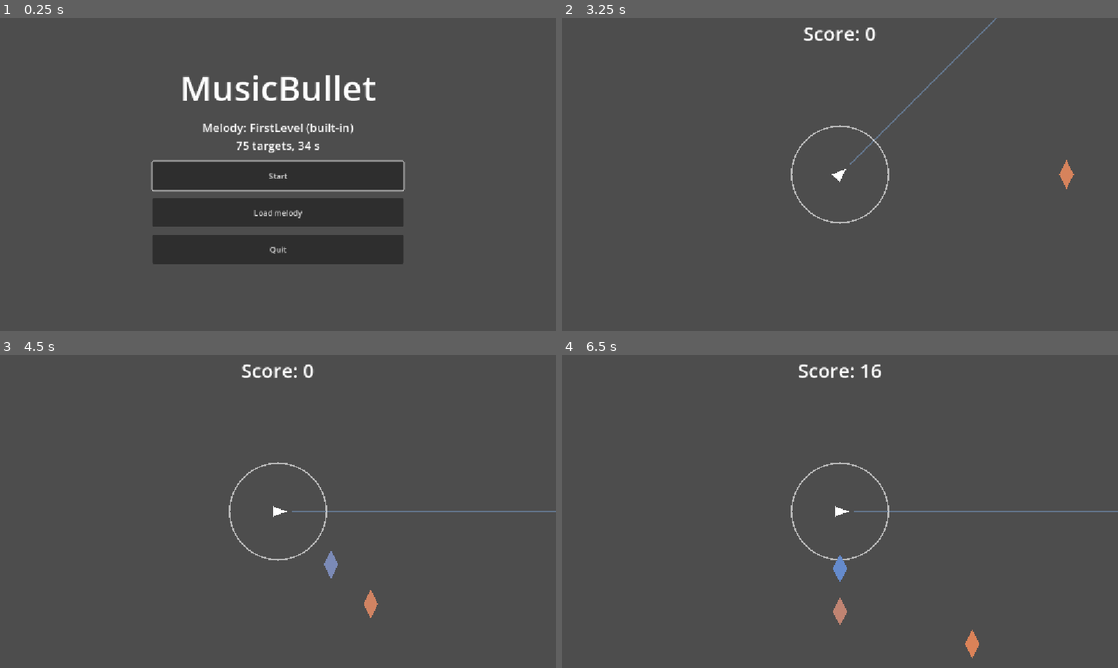
Above: before the commit, frames 1-4 (two rows, left to right).
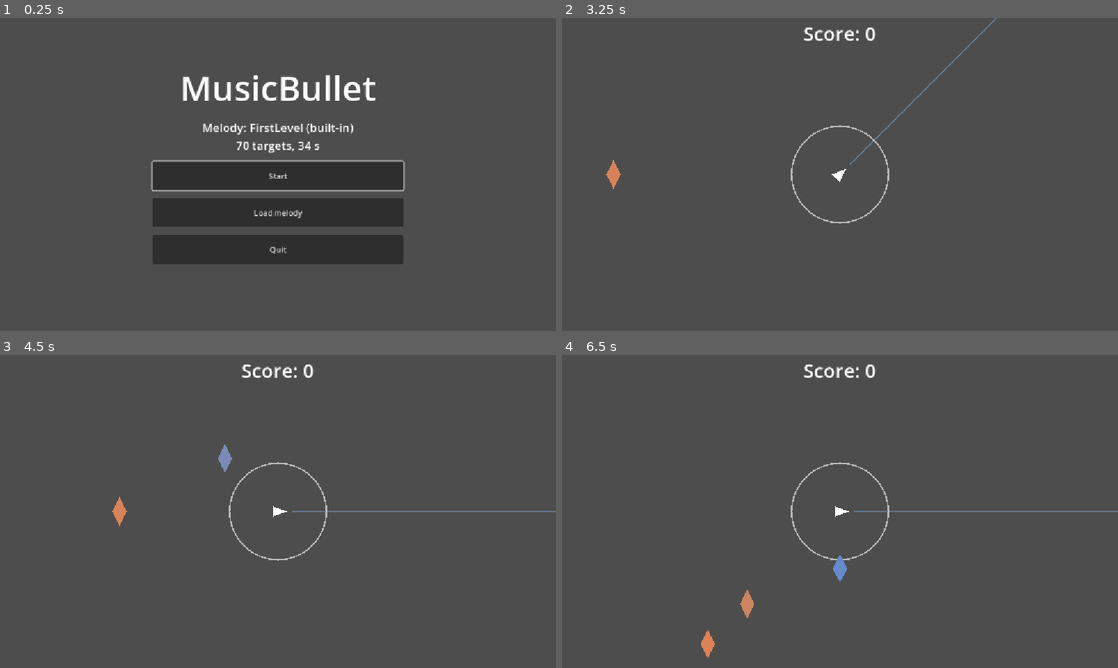
Above: after the commit, the same moments.

Repository: dreik123/MusicBullet
Game: Godot game, scene res://main.tscn
The game is run twice, just before and just after one commit, with the same random seed, the same clock (stepped at 60 frames per second) and the same inputs.
Inputs (mouse positions are in pixels of both pictures, inside the frame that each line leads up to):
- Up to frame 1 (0.25 s): no input
- Up to frame 2 (3.25 s): click "Start" at 0.5 s; tap Enter at 1.25, 2.75 s; move the mouse to (962, 158) at 1.27 s; press the mouse at (962, 158) at 1.28 s; tap Space at 2 s; move the mouse to (728, 190) at 2.02 s; release the mouse at (728, 190) at 2.03 s; click (728, 190) at 2.1 s; move the mouse to (895, 105) at 2.77 s; press the mouse at (895, 105) at 2.78 s
- Up to frame 3 (4.5 s): move the mouse to (250, 574) at 3.52 s; release the mouse at (250, 574) at 3.53 s; click (250, 574) at 3.6 s; move the mouse to (444, 558) at 4.27 s; press the mouse at (444, 558) at 4.28 s
- Up to frame 4 (6.5 s): move the mouse to (673, 464) at 5.02 s; release the mouse at (673, 464) at 5.03 s; click (673, 464) at 5.1 s; move the mouse to (867, 511) at 5.77 s; press the mouse at (867, 511) at 5.78 s

The runs differ from the first frame. In frame 1, less than 0.1% of the frame differs, in the area x 43-45%, y 39-43%; in frame 2, 0.2%; in frame 3, 0.5%; in frame 4, 0.9%, in the area x 25-75%, y 2-97%.

Commit message:
fixed too dense areas

Diff:
--- a/main.gd
+++ b/main.gd
@@ -8,23 +8,27 @@
 const NOTE_SPAWN_MARGIN = 100.0
 
 const LANE_COUNT = 8
-
-# Lane limiting: notes that arrive within LANE_WINDOW seconds of each other may use at most
-# MAX_LANES_IN_WINDOW different lanes. Only the direction of a note is changed, never its
-# time or its pitch.
-const LANE_WINDOW = 1.0
-const MAX_LANES_IN_WINDOW = 2
 
 # Fast notes are merged into one target (a "segment"). Consecutive chart entries that are
 # closer than MERGE_GAP seconds become one segment, but a segment never spans more than
 # MAX_SEGMENT_LENGTH seconds. Hitting a segment plays all of its notes with their original rhythm.
-const MERGE_GAP = 0.15
+const MERGE_GAP = 0.2
 const MAX_SEGMENT_LENGTH = 1.5
 
-# At most MAX_OBJECTS_PER_LANE targets may be on one lane within LANE_OBJECT_WINDOW seconds
-# (about the time a target is visible). Extra targets are merged into the previous target on that lane.
-const MAX_OBJECTS_PER_LANE = 4
-const LANE_OBJECT_WINDOW = 1.0
+# At most MAX_VISIBLE_TARGETS targets are on the screen at the same time.
+const MAX_VISIBLE_TARGETS = 4
+
+# The direction (lane) of a target does NOT depend on its pitch. Lanes are spread out so that:
+# - one lane has at most MAX_TARGETS_PER_LANE targets within LANE_SPREAD_WINDOW seconds;
+# - at most MAX_LANES_IN_WINDOW different lanes are used within LANE_WINDOW seconds
+#   (set MAX_LANES_IN_WINDOW to LANE_COUNT to switch this rule off).
+const LANE_SPREAD_WINDOW = 5.0
+const MAX_TARGETS_PER_LANE = 3
+const LANE_WINDOW = 1.0
+const MAX_LANES_IN_WINDOW = 2
+
+# When a target cannot be shown without breaking one of these rules, it is merged into the
+# previous target. The music itself (the time and pitch of every note) never changes.
 
 # UI texts (change here to rename or translate)
 const TXT_TITLE = "MusicBullet"
@@ -84,8 +88,7 @@
 var _message_label: Label
 var _built_in_button: Button
 var _file_dialog: FileDialog
-var _min_pitch = 0
-var _max_pitch = 127
+var _visible_time = 1.0  # the longest time a target stays on the screen, in seconds
 var _lane_speed = []
 
 var notes = [
@@ -197,17 +200,10 @@
 
 # Computes everything that depends only on the chart (and the screen size).
 func prepare_chart():
+	_compute_lane_geometry()
 	_merge_fast_notes()
-
-	_min_pitch = 127
-	_max_pitch = 0
-	for note in notes:
-		for pitch in note["pitches"]:
-			_min_pitch = min(_min_pitch, pitch)
-			_max_pitch = max(_max_pitch, pitch)
-
+	_limit_visible_targets()
 	_assign_lanes()
-	_limit_lane_load()
 
 	for i in range(notes.size()):
 		if i == 0:
@@ -216,13 +212,18 @@
 			var gap = notes[i]["time"] - notes[i-1]["time"]
 			notes[i]["travel_time"] = clamp(remap(gap, 0.25, 1.25, 1.2, 3.0), 1.2, 3.0)
 
+# Speed of every lane and the longest time a target is visible (depends on the screen size).
+func _compute_lane_geometry():
 	_lane_speed.clear()
-	var player_pos_for_lanes = $Player.global_position
+	_visible_time = 0.0
+	var player_position = $Player.global_position
 	for lane in range(LANE_COUNT):
 		var lane_angle = -180.0 + lane * (360.0 / LANE_COUNT)
 		var lane_direction = Vector2.from_angle(deg_to_rad(lane_angle))
-		var visible_length = _ray_viewport_exit_distance(player_pos_for_lanes, lane_direction)
-		_lane_speed.append((visible_length + NOTE_SPAWN_MARGIN) / 1.2)
+		var visible_length = _ray_viewport_exit_distance(player_position, lane_direction)
+		var lane_speed = (visible_length + NOTE_SPAWN_MARGIN) / 1.2
+		_lane_speed.append(lane_speed)
+		_visible_time = max(_visible_time, visible_length / lane_speed)
 
 func show_menu():
 	playing = false
@@ -456,11 +457,6 @@
 
 func _on_quit_pressed():
 	get_tree().quit()
-
-func _get_lane_index_for_pitch(pitch):
-	var range_size = max(_max_pitch - _min_pitch, 1)
-	var t = float(pitch - _min_pitch) / float(range_size)
-	return clamp(int(floor(t * LANE_COUNT)), 0, LANE_COUNT - 1)
 
 # --- Segments: fast notes merged into one target ---
 # A chart entry may carry "steps": the notes that play when the target is hit, each with its
@@ -518,77 +514,79 @@
 		_finish_segment(segment)
 	notes = merged
 
-# Keeps at most MAX_OBJECTS_PER_LANE targets on one lane inside LANE_OBJECT_WINDOW seconds.
-# A target that would exceed the limit is merged into the previous target of the same lane.
-func _limit_lane_load():
-	var kept_by_lane = {}
-	var result = []
+# Keeps at most MAX_VISIBLE_TARGETS targets on the screen at the same time. A target is on the
+# screen for at most _visible_time seconds before it is hit, so no more than MAX_VISIBLE_TARGETS
+# targets may start inside one such window. A target that would break this joins the previous one.
+func _limit_visible_targets():
+	var kept = []
 	for note in notes:
-		var lane = note["lane"]
-		if not kept_by_lane.has(lane):
-			kept_by_lane[lane] = []
-		var kept = kept_by_lane[lane]
-
 		var in_window = 0
 		for i in range(kept.size() - 1, -1, -1):
-			if note["time"] - kept[i]["time"] > LANE_OBJECT_WINDOW:
+			if note["time"] - kept[i]["time"] >= _visible_time:
 				break
 			in_window += 1
 
-		if in_window >= MAX_OBJECTS_PER_LANE:
+		if in_window >= MAX_VISIBLE_TARGETS:
 			_append_to_segment(kept[kept.size() - 1], note)
 		else:
 			kept.append(note)
-			result.append(note)
-
-	for note in result:
+
+	for note in kept:
 		_finish_segment(note)
-	notes = result
-
-# Gives every chart entry a lane. The natural lane comes from the highest pitch of the entry.
-# If that would put more than MAX_LANES_IN_WINDOW different lanes inside LANE_WINDOW seconds,
-# the entry is moved to the nearest lane that is already in use.
+	notes = kept
+
+# Gives every target a lane (direction), independent of its pitch. Among the lanes that keep all
+# the rules, the one used least in the last LANE_SPREAD_WINDOW seconds is chosen; ties go to the
+# lane closest to the previous target, so the player has to turn as little as possible.
 func _assign_lanes():
-	var recent = []
+	var placed = []
+	var previous_lane = 0
 	for note in notes:
-		var natural = _get_lane_index_for_pitch(_highest_pitch(note["pitches"]))
-
-		while not recent.is_empty() and note["time"] - recent[0]["time"] > LANE_WINDOW:
-			recent.pop_front()
-
-		# Lanes used inside the window, the most recently used lane first.
-		var lanes_used = []
-		for i in range(recent.size() - 1, -1, -1):
-			if not lanes_used.has(recent[i]["lane"]):
-				lanes_used.append(recent[i]["lane"])
-
-		var lane = natural
-		if not lanes_used.has(natural) and lanes_used.size() >= MAX_LANES_IN_WINDOW:
-			lane = _closest_lane(natural, lanes_used)
-
-		note["lane"] = lane
-		recent.append(note)
-
-func _closest_lane(natural, lanes_used):
-	var best = lanes_used[0]
-	var best_distance = _circular_lane_distance(natural, best)
-	for lane in lanes_used:
-		var distance = _circular_lane_distance(natural, lane)
-		if distance < best_distance:
-			best = lane
-			best_distance = distance
-	return best
+		var counts = []
+		for lane in range(LANE_COUNT):
+			counts.append(0)
+		var short_lanes = []
+		for i in range(placed.size() - 1, -1, -1):
+			var age = note["time"] - placed[i]["time"]
+			if age >= LANE_SPREAD_WINDOW:
+				break
+			counts[placed[i]["lane"]] += 1
+			if age <= LANE_WINDOW and not short_lanes.has(placed[i]["lane"]):
+				short_lanes.append(placed[i]["lane"])
+
+		var best = -1
+		var best_count = 0
+		var best_distance = 0
+		for lane in range(LANE_COUNT):
+			if counts[lane] >= MAX_TARGETS_PER_LANE:
+				continue
+			if not short_lanes.has(lane) and short_lanes.size() >= MAX_LANES_IN_WINDOW:
+				continue
+			var distance = _circular_lane_distance(lane, previous_lane)
+			if best < 0 or counts[lane] < best_count or (counts[lane] == best_count and distance < best_distance):
+				best = lane
+				best_count = counts[lane]
+				best_distance = distance
+
+		if best < 0:
+			if placed.is_empty():
+				best = 0
+			else:
+				# No lane can take this target without breaking a rule: it joins the previous target.
+				_append_to_segment(placed[placed.size() - 1], note)
+				continue
+
+		note["lane"] = best
+		previous_lane = best
+		placed.append(note)
+
+	for note in placed:
+		_finish_segment(note)
+	notes = placed
 
 func _circular_lane_distance(a, b):
 	var distance = abs(a - b)
 	return min(distance, LANE_COUNT - distance)
-
-func _highest_pitch(pitches):
-	var highest = pitches[0]
-	for p in pitches:
-		if p > highest:
-			highest = p
-	return highest
 
 func create_miss_boundary():
 	var miss_boundary = load("res://miss_boundary.gd").new()
--- a/player.gd
+++ b/player.gd
@@ -1,12 +1,6 @@
 extends CharacterBody2D
 
 const RAYCAST_MARGIN = 100.0
-
-# Holding the shoot button fires automatically at the first note on the aimed lane, but only at
-# that note's ideal moment, and it gives at most HOLD_MAX_ACCURACY of the points.
-# A well-timed single click can still score the full 100%.
-const HOLD_MAX_ACCURACY = 0.5
-const HOLD_TOLERANCE = 0.08  # seconds after the ideal moment in which a held shot may hit
 
 @onready var muzzle = $Muzzle
 @onready var aim_line = $AimLine
@@ -22,9 +16,6 @@
 	var snapped_angle_rad = get_tree().current_scene._snap_angle_to_lane_rad(mouse_angle_rad)
 	set_global_rotation(snapped_angle_rad)
 	update_aim_line()
-
-	if Input.is_action_pressed("shoot"):
-		_hold_fire(delta)
 
 func get_raycast_length():
 	return get_tree().current_scene.get_note_spawn_radius() + RAYCAST_MARGIN
@@ -70,18 +61,6 @@
 	if note != null:
 		handle_note_hit(note, get_tree().current_scene.music_time)
 
-# Called every frame while the shoot button is held.
-func _hold_fire(delta):
-	var main = get_tree().current_scene
-	if not main.get("playing") or main.get("level_ended"):
-		return
-	var note = _cast_ray()
-	if note == null:
-		return
-	var late_by = main.music_time - note.get_ideal_time()
-	if late_by >= 0.0 and late_by <= max(HOLD_TOLERANCE, delta * 2.0):
-		handle_note_hit(note, main.music_time, HOLD_MAX_ACCURACY)
-
 func play_note_sound(pitch: int, duration: float):
 	var player = AudioStreamPlayer.new()
 	player.stream = note_audio.stream
@@ -104,8 +83,8 @@
 		for pitch in step["pitches"]:
 			play_note_sound(pitch, step["duration"])
 
-func handle_note_hit(note, shot_time, max_accuracy = 1.0):
-	# A note that was already hit this frame must not be scored twice.
+func handle_note_hit(note, shot_time):
+	# A note that was already hit must not be scored twice.
 	if note.is_queued_for_deletion():
 		return
 
@@ -115,7 +94,7 @@
 	var timing_error = shot_time - note.get_ideal_time()
 	var absolute_error = abs(timing_error)
 
-	var accuracy = min(max(0.0, 1.0 - absolute_error / 0.5), max_accuracy)
+	var accuracy = max(0.0, 1.0 - absolute_error / 0.5)
 	var note_score = round(accuracy * 100)
 	var recorded_note = {
 		"pitches": note.pitches,
